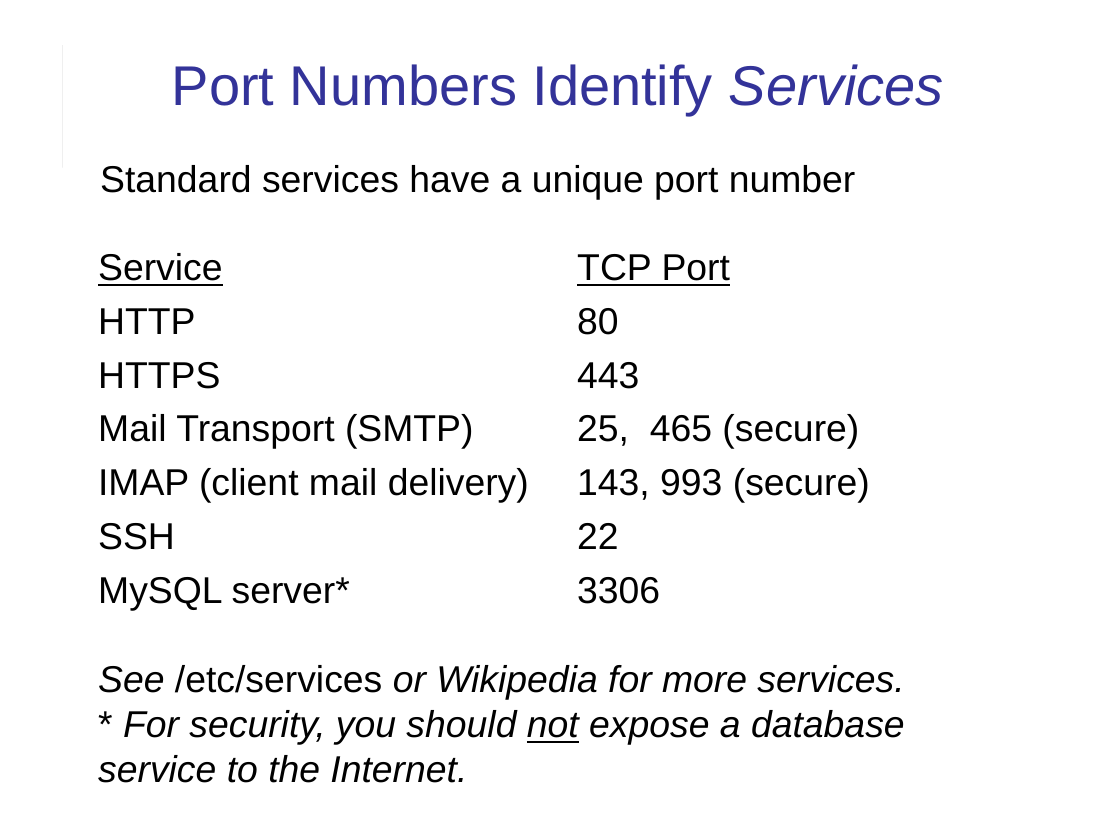
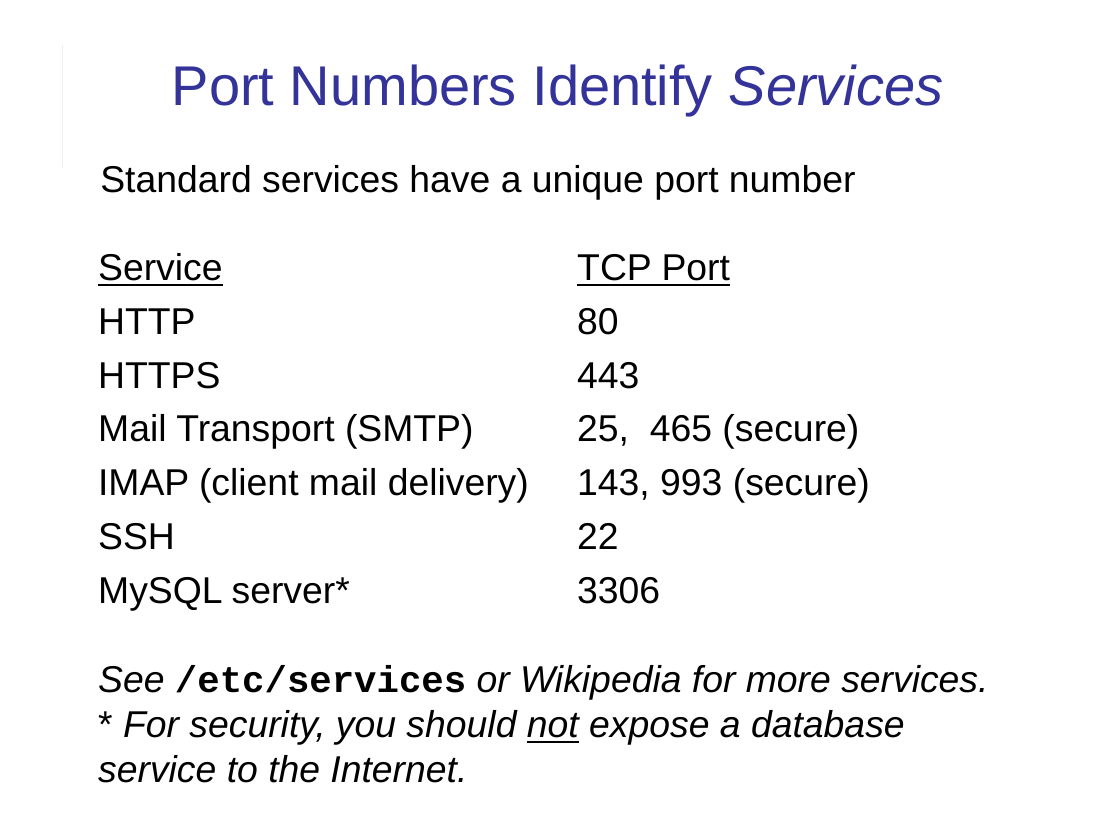
Before and after one commit to cpske/ISP, a slide deck: slide 12 of web/HTTP.pptx. Drawn at 1120x840 pixels with LibreOffice and Linux fonts; fonts in the diff are those of the drawing. Boxes give left, top, right and bottom in pixels: in the first picture for what was removed or moved away, otherwise in the second. Text is boxed around its words. In the diff, an @@ line names an element or a change of style, - is before the commit and + after.

```diff
--- a/web/HTTP.pptx
+++ b/web/HTTP.pptx
@@ text in free at (98, 665, 988, 700): font Arial to Courier New, bold on in "/etc/services" @@
```
Also in this commit, not shown: 18 other slides changed, 9 other files.
